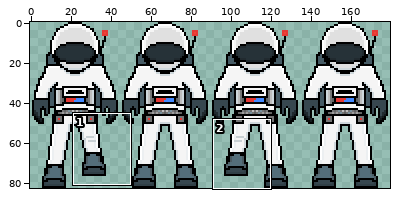
Sprite sheet -- Assets/Player/FrontWalkingAnimation 2.png. The first picture is a wide view before the edit; the outline marks the close-up.
Close-up. Old version:
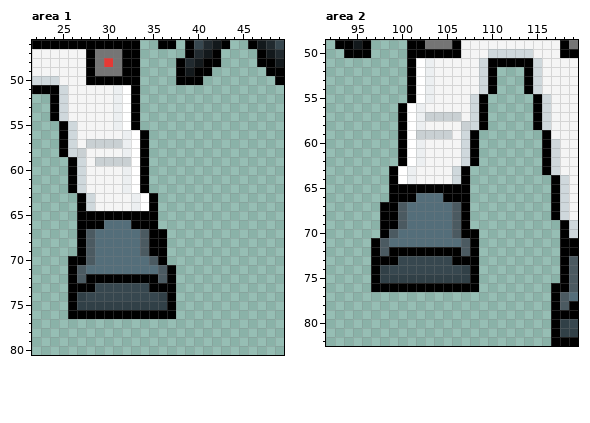
The file is 180x83 pixels. Shown: area 1: x 22..49, y 46..80; area 2: x 92..119, y 49..82.
After the commit:
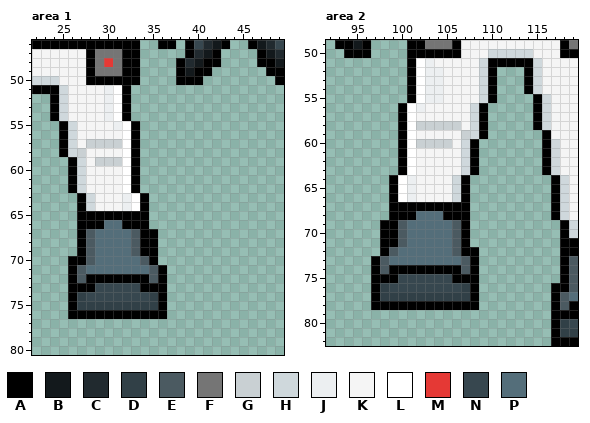
Palette (. is transparent): A #000000  B #13191c  C #212a2f  D #314047  E #4b5a61  F #757575  G #c9d0d3  H #cfd8dc  J #eceff1  K #f5f5f5  L #ffffff  M #e53935  N #37474f  P #546e7a
Commit message: frontwalkingamination update legs go to small bitches
From old to new:
--- area 1
@@ x 28..39 @@
 50 AAAAAA....AA
-51 KKKJLA......
-52 KKKJLA......
-53 KKKJLA......
-54 KKKJLA......
+51 KKJLA.......
+52 KKJLA.......
+53 KKJLA.......
+54 KKJLA.......
 55 KKKJLA......
-56 KKKKJLA.....
-57 GGGGJLA.....
-58 KKKKJLA.....
-59 KGGGGLA.....
-60 KKKKJLA.....
-61 KKKKJLA.....
-62 KKKKJLA.....
-63 HKKKKJLA....
-64 HKKKKJLA....
-65 AAAAAAAA....
-66 AAPPPAAA....
-67 EPPPPPEAA...
-68 EPPPPPEAA...
-69 EPPPPPEAA...
-70 EPPPPPPEA...
-71 PPPPPPPPEA..
-72 AAAAAAAAEA..
-73 ANNNNNNAAA..
-74 NNNNNNNNDA..
-75 DDDDDDDDDA..
-76 AAAAAAAAAA..
+56 KKKKLA......
+57 GGGGLA......
+58 KKKKLA......
+59 KGGGLA......
+60 KKKKLA......
+61 KKKKLA......
+62 KKKKLA......
+63 HKKKJLA.....
+64 HKKKJLA.....
+65 AAAAAAA.....
+66 AAPPAAA.....
+67 EPPPPEAA....
+68 EPPPPEAA....
+69 EPPPPEAA....
+70 EPPPPPEA....
+71 PPPPPPPEA...
+72 AAAAAAAEA...
+73 ANNNNNAAA...
+74 NNNNNNNDA...
+75 DDDDDDDDA...
+76 AAAAAAAAA...
 77 ............
--- area 2
@@ x 95..112 @@
 51 ......ALJKKKKKHAAA
-52 ......ALJKKKKKHA..
-53 ......ALJKKKKKHA..
-54 ......ALJKKKKKHA..
-55 ......ALJKKKKHA...
+52 ......ALJJKKKKHA..
+53 ......ALJJKKKKHA..
+54 ......ALJJKKKKHA..
+55 ......ALJJKKKKHA..
 56 .....ALJKKKKKHA...
-57 .....ALJGGGGKHA...
-58 .....ALJKKKKGHA...
-59 .....ALGGGGKHA....
-60 .....ALJKKKKHA....
-61 .....ALJKKKKHA....
-62 .....ALJKKKKHA....
-63 ....ALJKKKKHA.....
+57 .....ALKKKKKKHA...
+58 .....ALGGGGGKHA...
+59 .....ALKKKKKGHA...
+60 .....ALGGGGKHA....
+61 .....ALKKKKKHA....
+62 .....ALKKKKKHA....
+63 .....ALKKKKKHA....
 64 ....ALJKKKKHA.....
-65 ....AAAAAAAAA.....
-66 ....AAAPPPAAA.....
-67 ...AAEPPPPPEA.....
-68 ...AAEPPPPPEA.....
+65 ....ALJKKKKHA.....
+66 ....ALJKKKKHA.....
+67 ....AAAAAAAAA.....
+68 ....AAAPPPAAA.....
 69 ...AAEPPPPPEA.....
-70 ...AEPPPPPPEAA....
-71 ..AEPPPPPPPPEA....
-72 ..AEAAAAAAAAEA....
-73 ..AAANNNNNNAAA....
-74 ..ADNNNNNNNNDA....
-75 ..ADDDDDDDDDDA....
-76 ..AAAAAAAAAAAA....
-77 ..................
-78 ..................
+70 ...AAEPPPPPEA.....
+71 ...AAEPPPPPEA.....
+72 ...AEPPPPPPEAA....
+73 ..AEPPPPPPPPEA....
+74 ..AEAAAAAAAAEA....
+75 ..AAANNNNNNAAA....
+76 ..ADNNNNNNNNDA....
+77 ..ADDDDDDDDDDA....
+78 ..AAAAAAAAAAAA....
 79 ..................
